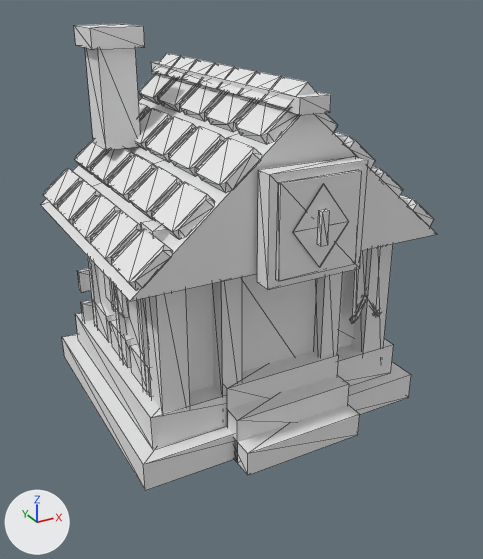
The FBX model factory/unity-src/hyeopgok-sasu/Resources/HyeopgokSasu/Models/barracks_l2.fbx as it was, and as the next commit left it.
The view is the same before and after, from a camera (50 mm lens) standing at (-1.49, -2.88, 2.02) and looking at (-0.02, -0.2, 0.68). The lights are fixed; the arrows at lower left show +X, +Y and +Z. The first picture is the older version. Mesh edges are drawn as thin lines. Where no turn or scale is listed for an object, it has been applied to the vertices. Vertices at exactly the same position are counted once.

Names of what the first picture shows: 'barracks_l2'.
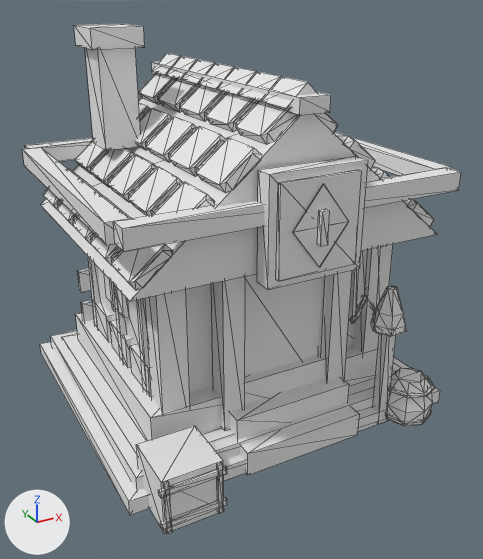
Pixel boxes [x1, y1, x2, y2] of what changed, in the pictures (483 x 559 px):
'barracks_l2', reshaped (11% wider, 9% taller)
    before: [41, 24, 437, 490]
    after: [22, 24, 461, 534]
part 1 of me_barracks_l2_mesh, added
    after: [40, 341, 440, 515]
part 2 of me_barracks_l2_mesh, added
    after: [50, 330, 410, 490]
part 3 of me_barracks_l2_mesh, added
    after: [245, 274, 322, 377]
part 4 of me_barracks_l2_mesh, added
    after: [211, 276, 245, 431]
part 5 of me_barracks_l2_mesh, added
    after: [323, 270, 352, 382]
part 6 of me_barracks_l2_mesh, added
    after: [25, 138, 93, 162]
part 7 of me_barracks_l2_mesh, added
    after: [113, 168, 461, 252]
part 8 of me_barracks_l2_mesh, added
    after: [22, 147, 130, 245]
part 9 of me_barracks_l2_mesh, added
    after: [351, 137, 451, 175]
part 10 of me_barracks_l2_mesh, added
    after: [136, 426, 224, 534]
part 11 of me_barracks_l2_mesh, added
    after: [161, 497, 227, 530]
part 12 of me_barracks_l2_mesh, added
    after: [159, 466, 227, 498]
part 13 of me_barracks_l2_mesh, added
    after: [163, 482, 172, 534]
part 14 of me_barracks_l2_mesh, added
    after: [217, 463, 223, 514]
part 15 of me_barracks_l2_mesh, added
    after: [385, 412, 431, 424]
part 16 of me_barracks_l2_mesh, added
    after: [388, 371, 435, 398]
part 17 of me_barracks_l2_mesh, added
    after: [373, 334, 396, 424]
part 18 of me_barracks_l2_mesh, added
    after: [386, 368, 433, 426]
part 19 of me_barracks_l2_mesh, added
    after: [371, 286, 407, 336]

What the commit changed:
me_barracks_l2_mesh is used by ob_barracks_l2; location (0.0, 0.0, 0.0).
me_barracks_l2_mesh had 1130 vertices, 1832 faces and spanned x -0.77..0.77, y -0.84..0.74, z 0.0..1.84.
me_barracks_l2_mesh now has 1360 vertices, 2208 faces and spans x -0.86..0.86, y -0.94..0.76, z 0.0..1.84.
me_barracks_l2_mesh part 1: a new loose piece, a box spanning x -0.86..0.86, y -0.76..0.76, z 0.0..0.07, in mat_barracks_l2_vertexpalette (white #e7e7e7).
me_barracks_l2_mesh part 2: a new loose piece, a box spanning x -0.805..0.805, y -0.71..0.71, z 0.057..0.133, in mat_barracks_l2_vertexpalette (white #e7e7e7).
me_barracks_l2_mesh part 3: a new loose piece, a box spanning x -0.24..0.24, y -0.542..-0.507, z 0.165..0.925, in mat_barracks_l2_vertexpalette (white #e7e7e7).
me_barracks_l2_mesh part 4: a new loose piece, a box spanning x -0.34..-0.23, y -0.61..-0.5, z 0.15..0.99, in mat_barracks_l2_vertexpalette (white #e7e7e7).
me_barracks_l2_mesh part 5: a new loose piece, a box spanning x 0.23..0.34, y -0.61..-0.5, z 0.15..0.99, in mat_barracks_l2_vertexpalette (white #e7e7e7).
me_barracks_l2_mesh part 6: a new loose piece, a box spanning x -0.8..0.8, y 0.663..0.758, z 1.163..1.248, in mat_barracks_l2_vertexpalette (white #e7e7e7).
me_barracks_l2_mesh part 7: a new loose piece, a box spanning x -0.8..0.8, y -0.757..-0.662, z 1.163..1.248, in mat_barracks_l2_vertexpalette (white #e7e7e7).
me_barracks_l2_mesh part 8: a new loose piece, a box spanning x -0.833..-0.738, y -0.665..0.665, z 1.163..1.248, in mat_barracks_l2_vertexpalette (white #e7e7e7).
me_barracks_l2_mesh part 9: a new loose piece, a box spanning x 0.738..0.833, y -0.665..0.665, z 1.163..1.248, in mat_barracks_l2_vertexpalette (white #e7e7e7).
me_barracks_l2_mesh part 10: a new loose piece, a box spanning x -0.77..-0.5, y -0.93..-0.66, z 0.0..0.26, in mat_barracks_l2_vertexpalette (white #e7e7e7).
me_barracks_l2_mesh part 11: a new loose piece, a box spanning x -0.786..-0.494, y -0.936..-0.919, z 0.034..0.063, in mat_barracks_l2_vertexpalette (white #e7e7e7).
me_barracks_l2_mesh part 12: a new loose piece, a box spanning x -0.786..-0.494, y -0.936..-0.919, z 0.196..0.225, in mat_barracks_l2_vertexpalette (white #e7e7e7).
me_barracks_l2_mesh part 13: a new loose piece, a box spanning x -0.766..-0.746, y -0.936..-0.922, z 0.005..0.254, in mat_barracks_l2_vertexpalette (white #e7e7e7).
me_barracks_l2_mesh part 14: a new loose piece, a box spanning x -0.534..-0.514, y -0.936..-0.922, z 0.005..0.254, in mat_barracks_l2_vertexpalette (white #e7e7e7).
me_barracks_l2_mesh part 15: a new loose piece, an 8-sided cylinder along z spanning x 0.485..0.735, y -0.905..-0.655, z 0.045..0.056, in mat_barracks_l2_vertexpalette (white #e7e7e7).
me_barracks_l2_mesh part 16: a new loose piece, an 8-sided cylinder along z spanning x 0.485..0.735, y -0.905..-0.655, z 0.195..0.206, in mat_barracks_l2_vertexpalette (white #e7e7e7).
me_barracks_l2_mesh part 17: a new loose piece, a box spanning x 0.452..0.507, y -0.762..-0.707, z 0.0..0.626, in mat_barracks_l2_vertexpalette (white #e7e7e7).
me_barracks_l2_mesh part 18: a new loose piece of 40 vertices spanning x 0.49..0.74, y -0.9..-0.65, z 0.0..0.25, in mat_barracks_l2_vertexpalette (white #e7e7e7).
me_barracks_l2_mesh part 19: a new loose piece of 18 vertices spanning x 0.39..0.57, y -0.81..-0.66, z 0.53..0.73, in mat_barracks_l2_vertexpalette (white #e7e7e7).
Other edits to the shape of me_barracks_l2_mesh do not show in these pictures.
